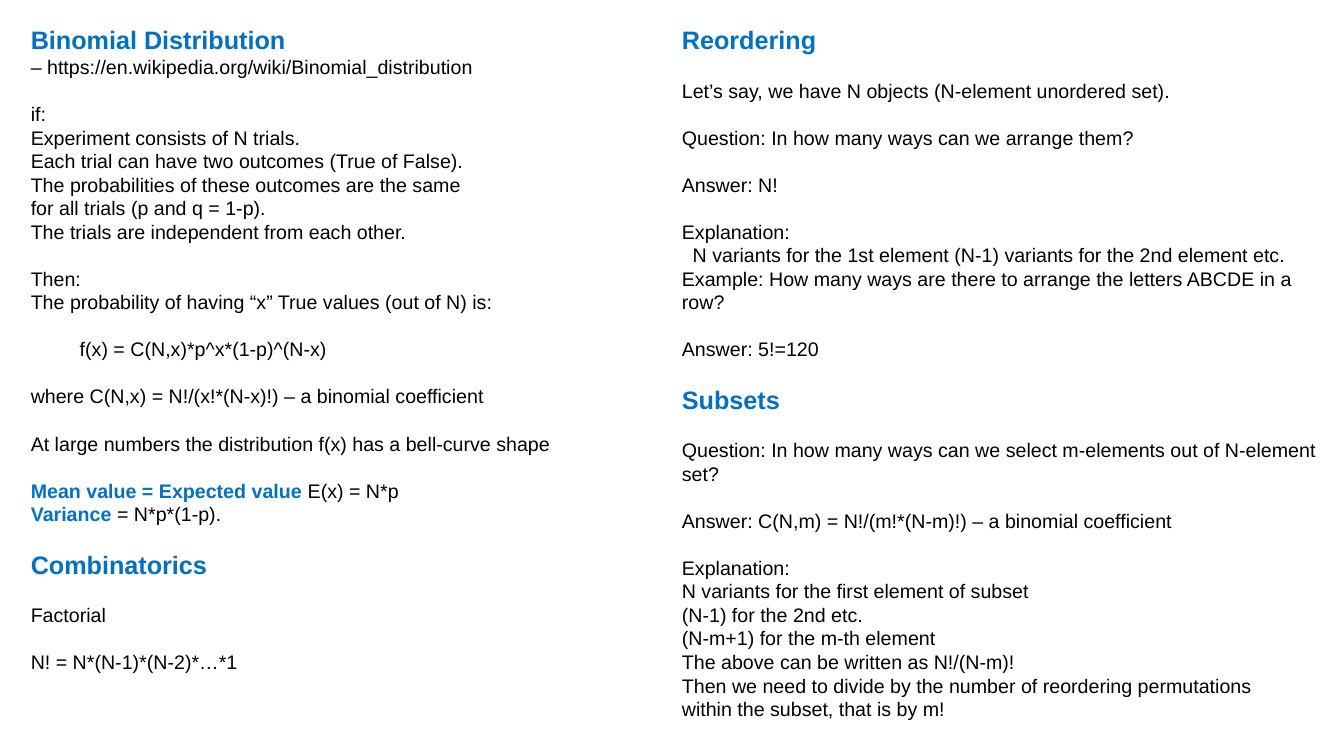
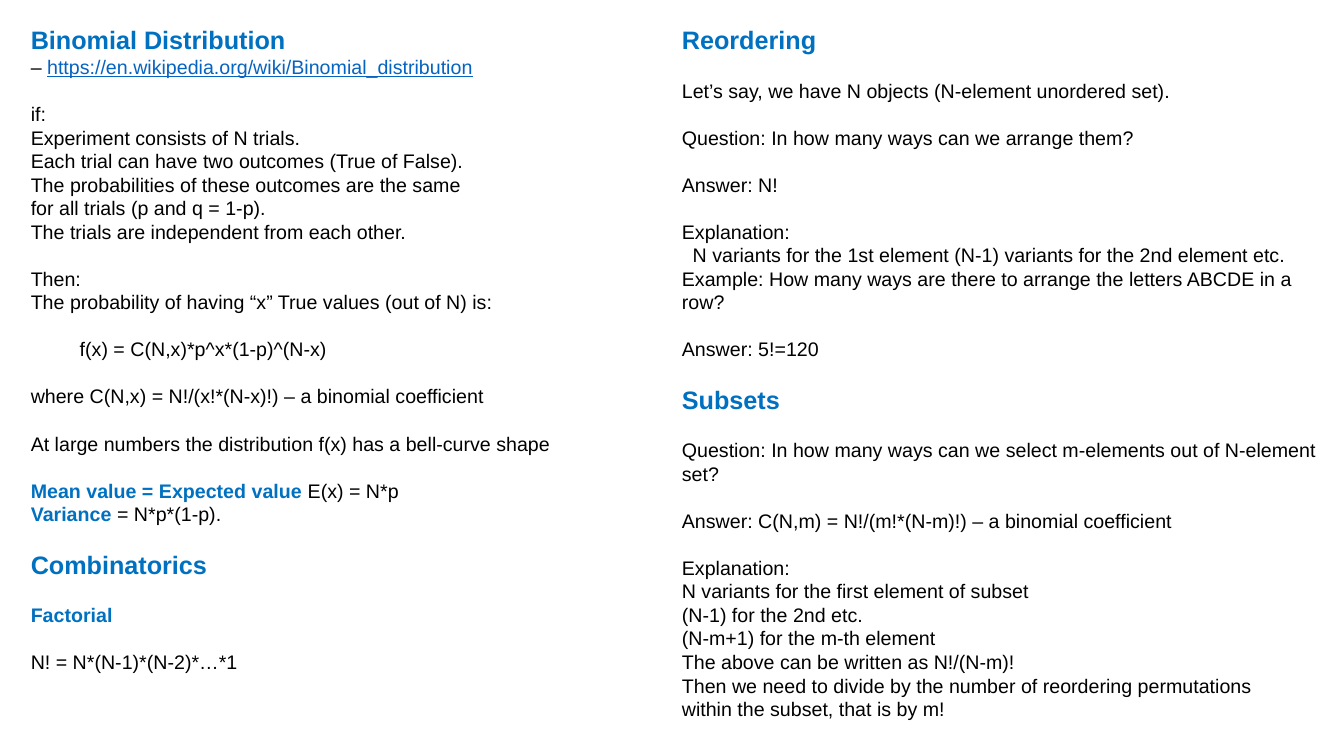
Before and after one commit to lselector/ml_ai_doc, a slide deck: slide 7 of statistics.pptx (slide 6 before the commit). Drawn at 1344x756 pixels with LibreOffice and Linux fonts; fonts in the diff are those of the drawing. Boxes give left, top, right and bottom in pixels: in the first picture for what was removed or moved away, otherwise in the second. Text is boxed around its words. In the diff, an @@ line names an element or a change of style, - is before the commit and + after.

```diff
--- a/statistics.pptx
+++ b/statistics.pptx
@@ text at [31, 59, 472, 623]: text colour #000000 to #0563C1, underline on in "https://en.wikipedia.org/wiki/Binomial_distribution"; text colour #000000 to #0070C0, bold on in "Factorial" @@
```
Also in this commit, not shown: 10 other slides changed, 2 slides added, 1 slide removed, 1 other file.
